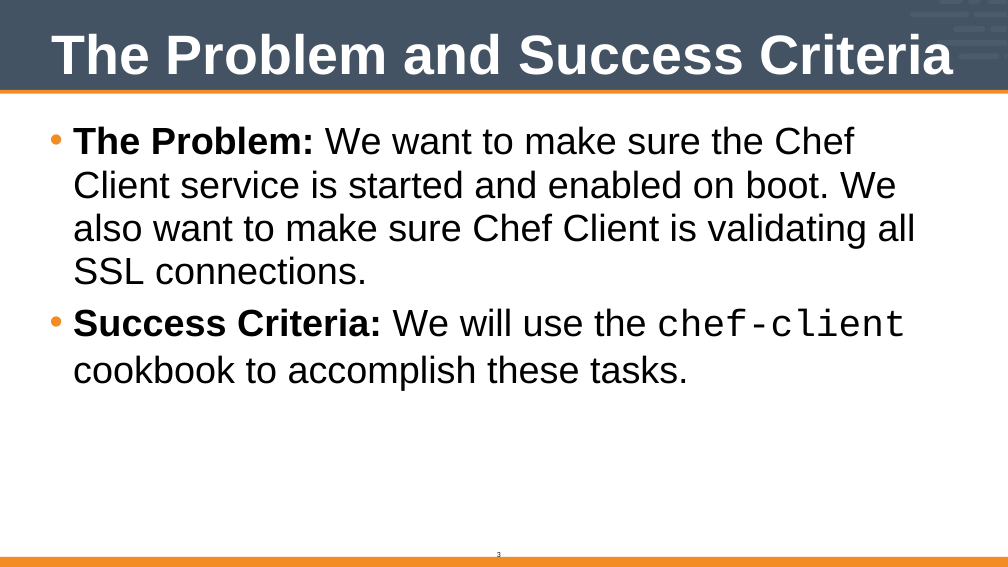
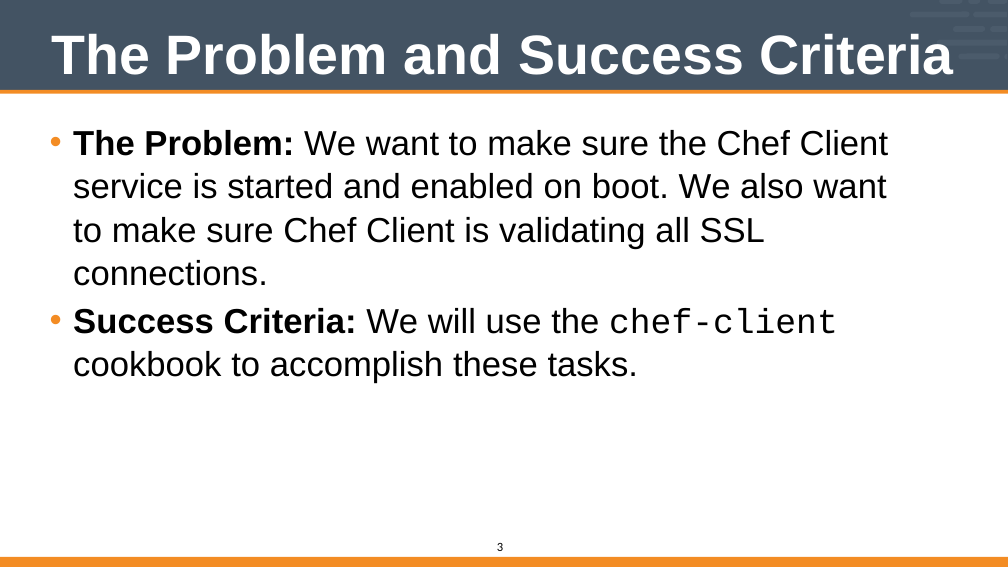
Before and after one commit to vinyar/chef-intermediate, a slide deck: slide 3 of Modules/03-Chef_Intermediate.pptx. Drawn at 1008x567 pixels with LibreOffice and Linux fonts; fonts in the diff are those of the drawing. Boxes give left, top, right and bottom in pixels: in the first picture for what was removed or moved away, otherwise in the second. Text is boxed around its words. In the diff, an @@ line names an element or a change of style, - is before the commit and + after.

```diff
--- a/Modules/03-Chef_Intermediate.pptx
+++ b/Modules/03-Chef_Intermediate.pptx
@@ text "The Problem: We want to ..." at (73,130,889,383): size 48 to 44 pt @@
@@ page number: place and size @@
-page number at (497,551,501,560)
+page number at (497,543,503,551)
@@ page number at (497,543,503,551): size 10 to 16 pt @@
```
Also in this commit, not shown: 17 other slides changed.
